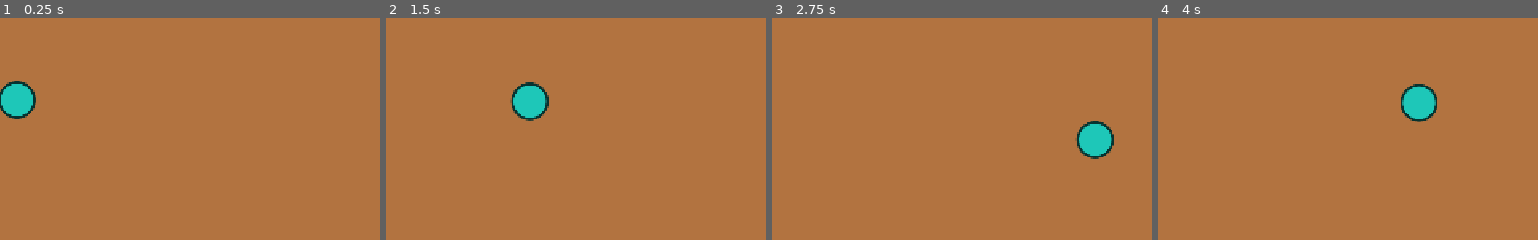
Above: before the commit, frames 1-4 (left to right).
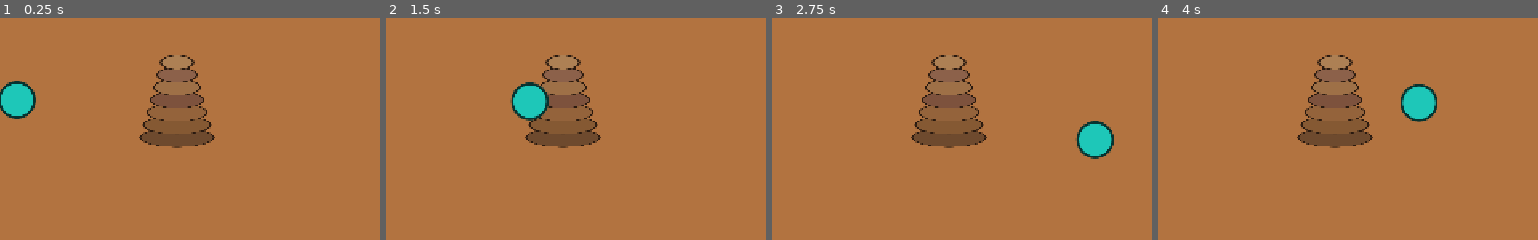
Above: after the commit, the same moments.

Repository: Arunnandha/gully-seven
Game: Godot game, scene res://main.tscn
The game is run twice, just before and just after one commit, with the same random seed, the same clock (stepped at 60 frames per second) and the same inputs.
Inputs (mouse positions are % of the whole screen's width and height, from its top left):
- Up to frame 1 (0.25 s): no input
- Up to frame 2 (1.5 s): tap Enter at 0.5 s; move the mouse to (75, 44) at 0.52 s; hold Right 0.53-1.25 s; click (75, 44) at 0.67 s; drag from (31, 54) to (47, 70) at 1.27 s
- Up to frame 3 (2.75 s): move the mouse to (63, 27) at 2.02 s; hold Right from 2.03 s (still down)
- Up to frame 4 (4 s): release Right at 2.75 s; drag from (47, 70) to (21, 34) at 2.77 s; move the mouse to (84, 65) at 3.52 s; hold Left from 3.53 s (still down)
The pictures show only the part of the screen within x 50-100%, y 31-81%; the shares and areas given below are measured in that part.

The runs differ from the first frame. In frame 1, 4.5% of the frame differs, in the area x 36-57%, y 16-59%; in frame 2, 4.2%; in frame 3, 4.5%; in frame 4, 4.5%.

Commit message:
Add stone tower and piece gameplay mechanics

Diff:
--- a/main.gd
+++ b/main.gd
@@ -4,6 +4,7 @@
 const FPS_REFRESH_INTERVAL: float = 0.5
 
 @onready var _playground_background: ColorRect = $PlaygroundBackground
+@onready var _stone_tower: Node2D = $StoneTower
 @onready var _fps_label: Label = $UI/FPSLabel
 
 var _fps_refresh_remaining: float = 0.0
@@ -27,5 +28,7 @@
 
 
 func _update_viewport_layout() -> void:
+	var viewport_size: Vector2 = get_viewport_rect().size
 	_playground_background.position = Vector2.ZERO
-	_playground_background.size = get_viewport_rect().size
+	_playground_background.size = viewport_size
+	_stone_tower.position = Vector2(viewport_size.x * 0.70, viewport_size.y * 0.50)
--- a/main.tscn
+++ b/main.tscn
@@ -1,7 +1,8 @@
-[gd_scene load_steps=3 format=3 uid="uid://dkvaj6optaj87"]
+[gd_scene load_steps=4 format=3 uid="uid://dkvaj6optaj87"]
 
 [ext_resource type="Script" uid="uid://dtyyakq181nbo" path="res://main.gd" id="1_ig7tw"]
 [ext_resource type="PackedScene" path="res://scenes/player/player.tscn" id="2_player"]
+[ext_resource type="PackedScene" path="res://scenes/gameplay/stone_tower.tscn" id="3_tower"]
 
 [node name="Main" type="Node2D" unique_id=1514691895]
 script = ExtResource("1_ig7tw")
@@ -9,6 +10,8 @@
 [node name="PlaygroundBackground" type="ColorRect" parent="."]
 mouse_filter = 2
 color = Color(0.70, 0.45, 0.25, 1)
+
+[node name="StoneTower" parent="." instance=ExtResource("3_tower")]
 
 [node name="Player" parent="." instance=ExtResource("2_player")]
 position = Vector2(640, 360)
--- /dev/null
+++ b/scenes/gameplay/stone_piece.tscn
@@ -0,0 +1,16 @@
+[gd_scene load_steps=3 format=3]
+
+[ext_resource type="Script" path="res://scripts/gameplay/stone_piece.gd" id="1_piece"]
+
+[sub_resource type="CapsuleShape2D" id="CapsuleShape2D_stone"]
+resource_local_to_scene = true
+radius = 15.0
+height = 118.0
+
+[node name="StonePiece" type="Area2D"]
+monitoring = false
+script = ExtResource("1_piece")
+
+[node name="CollisionShape2D" type="CollisionShape2D" parent="."]
+rotation = 1.5708
+shape = SubResource("CapsuleShape2D_stone")
--- /dev/null
+++ b/scenes/gameplay/stone_tower.tscn
@@ -0,0 +1,8 @@
+[gd_scene load_steps=3 format=3]
+
+[ext_resource type="Script" path="res://scripts/gameplay/stone_tower.gd" id="1_tower"]
+[ext_resource type="PackedScene" path="res://scenes/gameplay/stone_piece.tscn" id="2_piece"]
+
+[node name="StoneTower" type="Node2D"]
+script = ExtResource("1_tower")
+stone_piece_scene = ExtResource("2_piece")
--- /dev/null
+++ b/scripts/gameplay/stone_piece.gd
@@ -0,0 +1,61 @@
+class_name StonePiece
+extends Area2D
+
+
+enum State {
+	STACKED,
+	SCATTERED,
+	CARRIED,
+	DEPOSITED,
+}
+
+const OUTLINE_COLOR: Color = Color(0.16, 0.10, 0.06, 1.0)
+
+@export var stone_size: Vector2 = Vector2(118.0, 30.0)
+@export var stone_color: Color = Color(0.50, 0.35, 0.22, 1.0)
+@export_range(0, 6, 1) var stack_index: int = 0
+
+@onready var _collision_shape: CollisionShape2D = $CollisionShape2D
+
+var current_state: State = State.STACKED
+var _original_stack_position: Vector2 = Vector2.ZERO
+
+
+func _ready() -> void:
+	set_process(false)
+	set_physics_process(false)
+	set_process_input(false)
+
+
+func configure(
+	configured_size: Vector2,
+	configured_color: Color,
+	configured_stack_index: int,
+	stack_position: Vector2
+) -> void:
+	stone_size = configured_size
+	stone_color = configured_color
+	stack_index = configured_stack_index
+	_original_stack_position = stack_position
+	_apply_collision_size()
+	queue_redraw()
+
+
+func reset_to_stack() -> void:
+	position = _original_stack_position
+	rotation = 0.0
+	scale = Vector2.ONE
+	current_state = State.STACKED
+
+
+func _apply_collision_size() -> void:
+	var capsule: CapsuleShape2D = _collision_shape.shape as CapsuleShape2D
+	capsule.radius = stone_size.y * 0.5
+	capsule.height = stone_size.x
+
+
+func _draw() -> void:
+	var vertical_scale: float = stone_size.y / stone_size.x
+	draw_set_transform(Vector2.ZERO, 0.0, Vector2(1.0, vertical_scale))
+	draw_circle(Vector2.ZERO, stone_size.x * 0.5, stone_color, true, -1.0, true)
+	draw_circle(Vector2.ZERO, stone_size.x * 0.5, OUTLINE_COLOR, false, 3.0, true)
--- /dev/null
+++ b/scripts/gameplay/stone_tower.gd
@@ -0,0 +1,76 @@
+class_name StoneTower
+extends Node2D
+
+
+const STONE_COUNT: int = 7
+const BOTTOM_WIDTH: float = 118.0
+const BOTTOM_HEIGHT: float = 30.0
+const WIDTH_STEP: float = 11.0
+const HEIGHT_STEP: float = 1.25
+const STACK_SPACING: float = 20.0
+const StonePieceType = preload("res://scripts/gameplay/stone_piece.gd")
+
+@export var stone_piece_scene: PackedScene
+
+var _pieces: Array[StonePieceType] = []
+
+
+func _ready() -> void:
+	_create_stone_pieces()
+	reset_stack()
+	set_process(false)
+	set_physics_process(false)
+	set_process_input(false)
+
+
+func reset_stack() -> void:
+	for piece: StonePieceType in _pieces:
+		piece.reset_to_stack()
+
+
+func _create_stone_pieces() -> void:
+	assert(stone_piece_scene != null, "StoneTower requires a StonePiece scene.")
+	if not _pieces.is_empty():
+		return
+
+	for stack_index: int in range(STONE_COUNT):
+		var piece: StonePieceType = stone_piece_scene.instantiate() as StonePieceType
+		assert(piece != null, "StonePiece scene root must use the StonePiece script.")
+		add_child(piece)
+		_pieces.append(piece)
+		piece.configure(
+			_get_stone_size(stack_index),
+			_get_stone_color(stack_index),
+			stack_index,
+			_get_stack_position(stack_index)
+		)
+
+
+func _get_stone_size(stack_index: int) -> Vector2:
+	return Vector2(
+		BOTTOM_WIDTH - WIDTH_STEP * stack_index,
+		BOTTOM_HEIGHT - HEIGHT_STEP * stack_index
+	)
+
+
+func _get_stack_position(stack_index: int) -> Vector2:
+	var middle_index: float = float(STONE_COUNT - 1) * 0.5
+	return Vector2(0.0, (middle_index - stack_index) * STACK_SPACING)
+
+
+func _get_stone_color(stack_index: int) -> Color:
+	match stack_index:
+		0:
+			return Color(0.43, 0.29, 0.18, 1.0)
+		1:
+			return Color(0.52, 0.35, 0.20, 1.0)
+		2:
+			return Color(0.58, 0.39, 0.23, 1.0)
+		3:
+			return Color(0.49, 0.32, 0.24, 1.0)
+		4:
+			return Color(0.62, 0.44, 0.28, 1.0)
+		5:
+			return Color(0.55, 0.38, 0.29, 1.0)
+		_:
+			return Color(0.68, 0.50, 0.33, 1.0)
Not shown, added: scripts/gameplay/stone_piece.gd.uid
Not shown, added: scripts/gameplay/stone_tower.gd.uid
